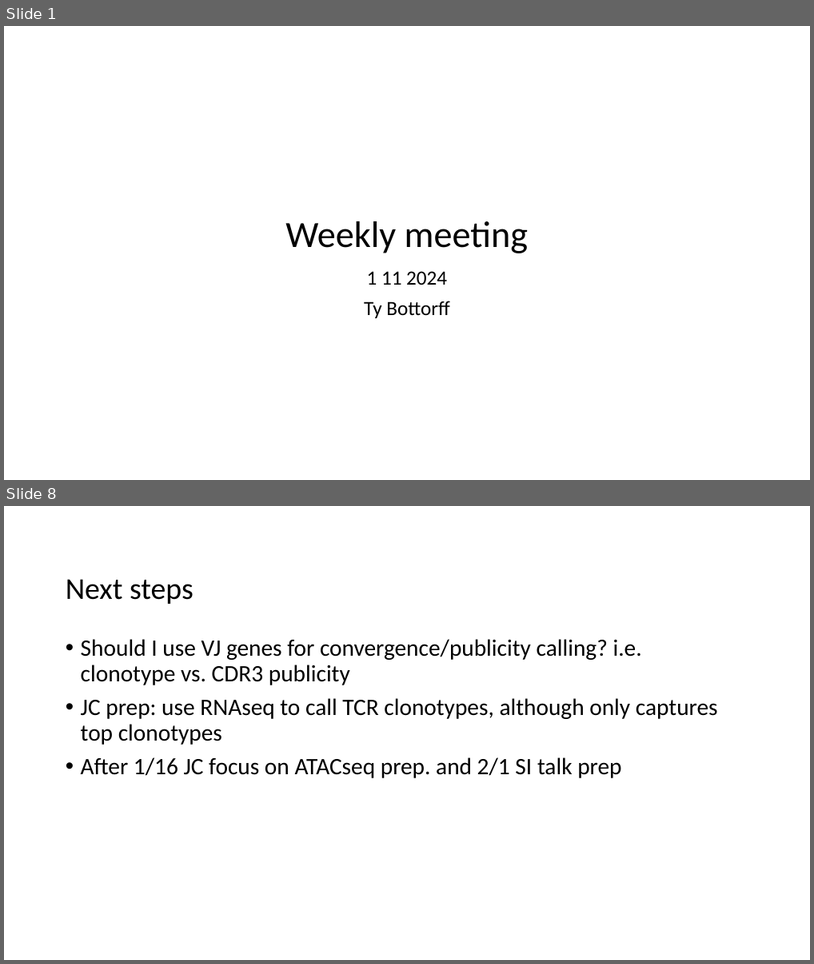
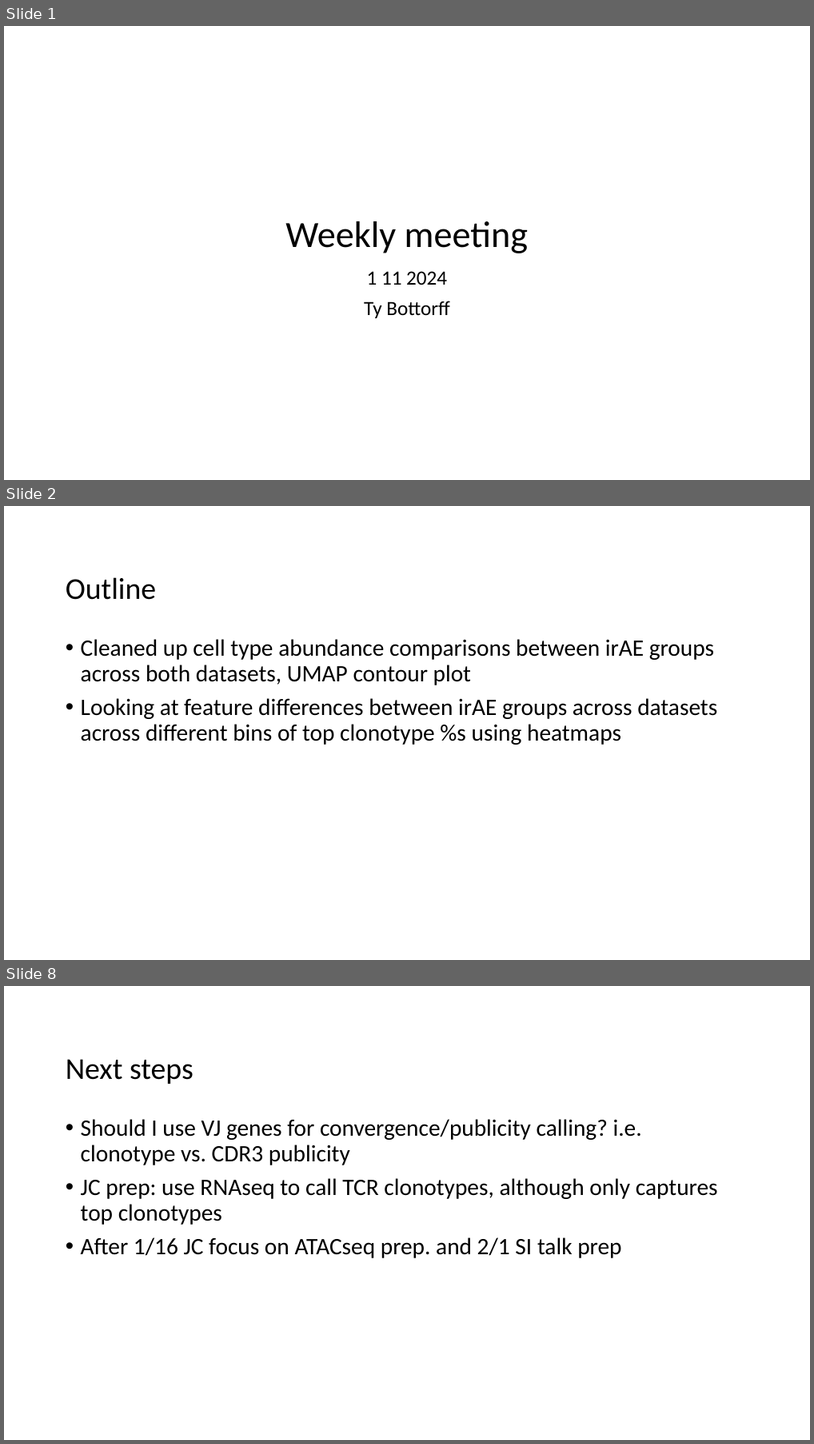
Before and after one commit to tybottorff/bottorffdocs, a slide deck: linsley_postdoc/presentations/weekly_meetings/1_11_24.pptx. Shown one above the other, each under a label of ours: slides 1 and 8 before the commit, slides 1, 2 and 8 after it; the slides between them are not shown. The pictures are 814x964 and 814x1444 pixels, drawn with LibreOffice and Linux fonts; fonts in the diff are those of the drawing. Boxes give left, top, right and bottom in pixels: in the first picture for what was removed or moved away, otherwise in the second. Text is boxed around its words. In the diff, an @@ line names an element or a change of style, - is before the commit and + after.

```diff
--- a/linsley_postdoc/presentations/weekly_meetings/1_11_24.pptx
+++ b/linsley_postdoc/presentations/weekly_meetings/1_11_24.pptx
@@ slide 2 added at (x1=4, y1=506, x2=810, y2=960), background #FFFFFF @@
@@ title added at (x1=66, y1=577, x2=156, y2=600), 36 pt, text #000000 @@
+Outline
@@ text added at (x1=81, y1=639, x2=718, y2=744), 28 pt, text #000000 @@
+• Cleaned up cell type abundance comparisons between irAE groups across both datasets, UMAP contour plot
+• Looking at feature differences between irAE groups across datasets across different bins of top clonotype %s using heatmaps
```
Also in this commit, not shown: 1 slide changed, 5 other slides added, 5 slides removed.
